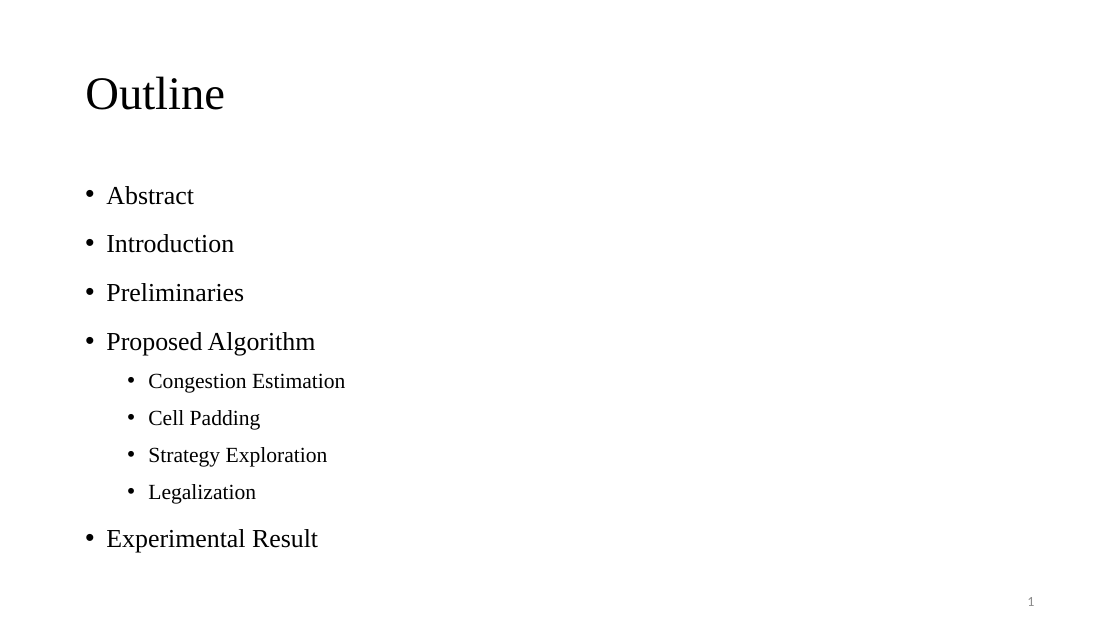
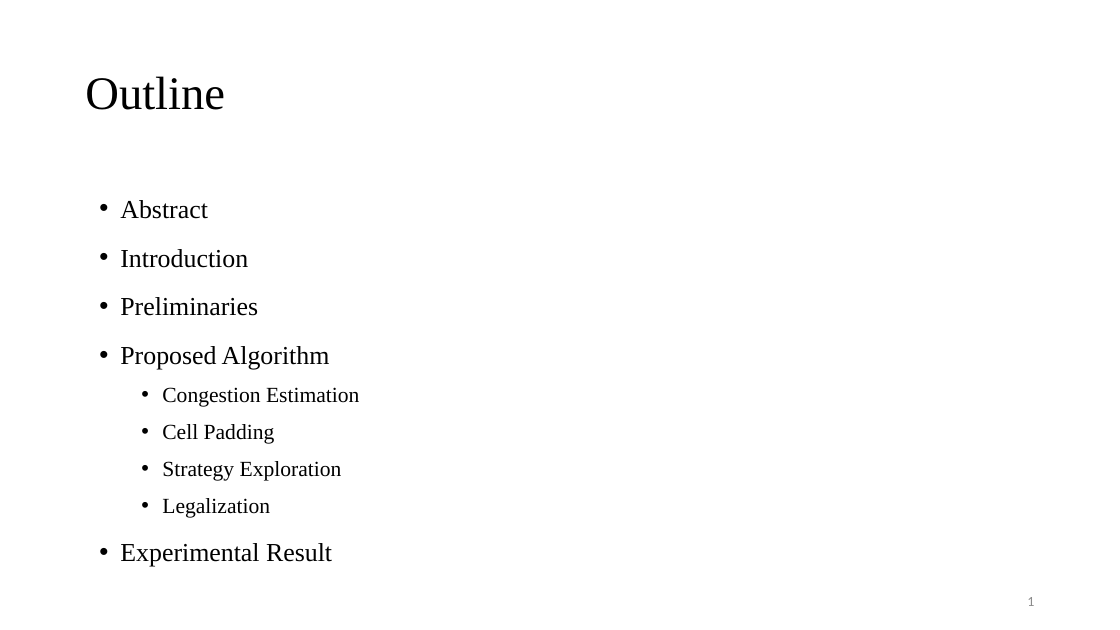
Before and after one commit to Pacific-Feng-Studuies/Studied-Papers, a slide deck: slide 2 of GM/Placement/PUFFER A Routability-Driven Placement Framework via Cell Padding/PUFFER A Routability-Driven Placement Framework via Cell Padding.pptx. Drawn at 1120x630 pixels with LibreOffice and Linux fonts; fonts in the diff are those of the drawing. Boxes give left, top, right and bottom in pixels: in the first picture for what was removed or moved away, otherwise in the second. Text is boxed around its words. In the diff, an @@ line names an element or a change of style, - is before the commit and + after.

```diff
--- a/GM/Placement/PUFFER A Routability-Driven Placement Framework via Cell Padding/PUFFER A Routability-Driven Placement Framework via Cell Padding.pptx
+++ b/GM/Placement/PUFFER A Routability-Driven Placement Framework via Cell Padding/PUFFER A Routability-Driven Placement Framework via Cell Padding.pptx
@@ text "Abstract": place and size @@
-text "Abstract" at (106, 186, 345, 553)
+text "Abstract" at (120, 200, 359, 567)
```
Also in this commit, not shown: 7 other slides changed, 2 slides added.
